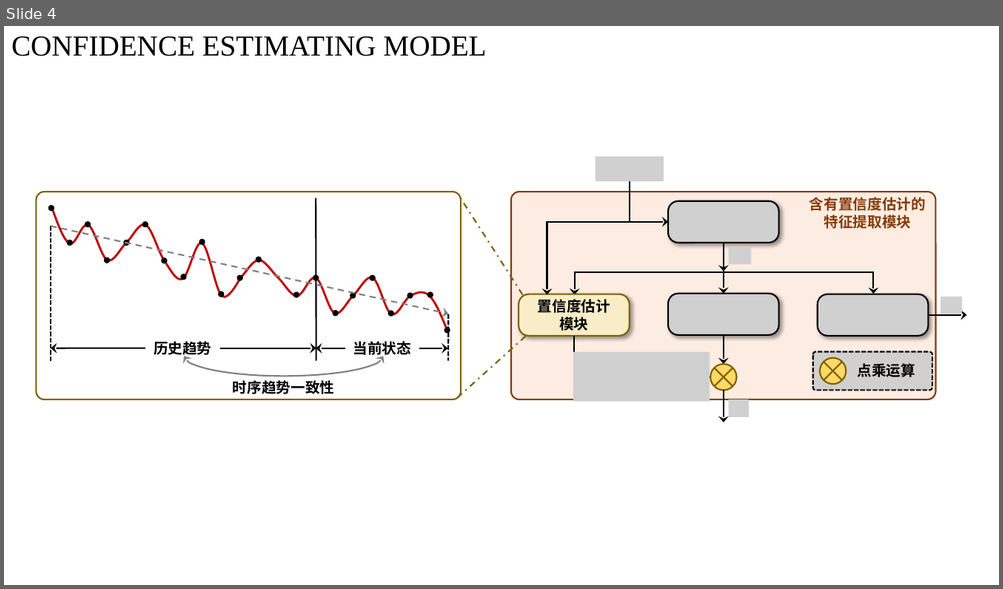
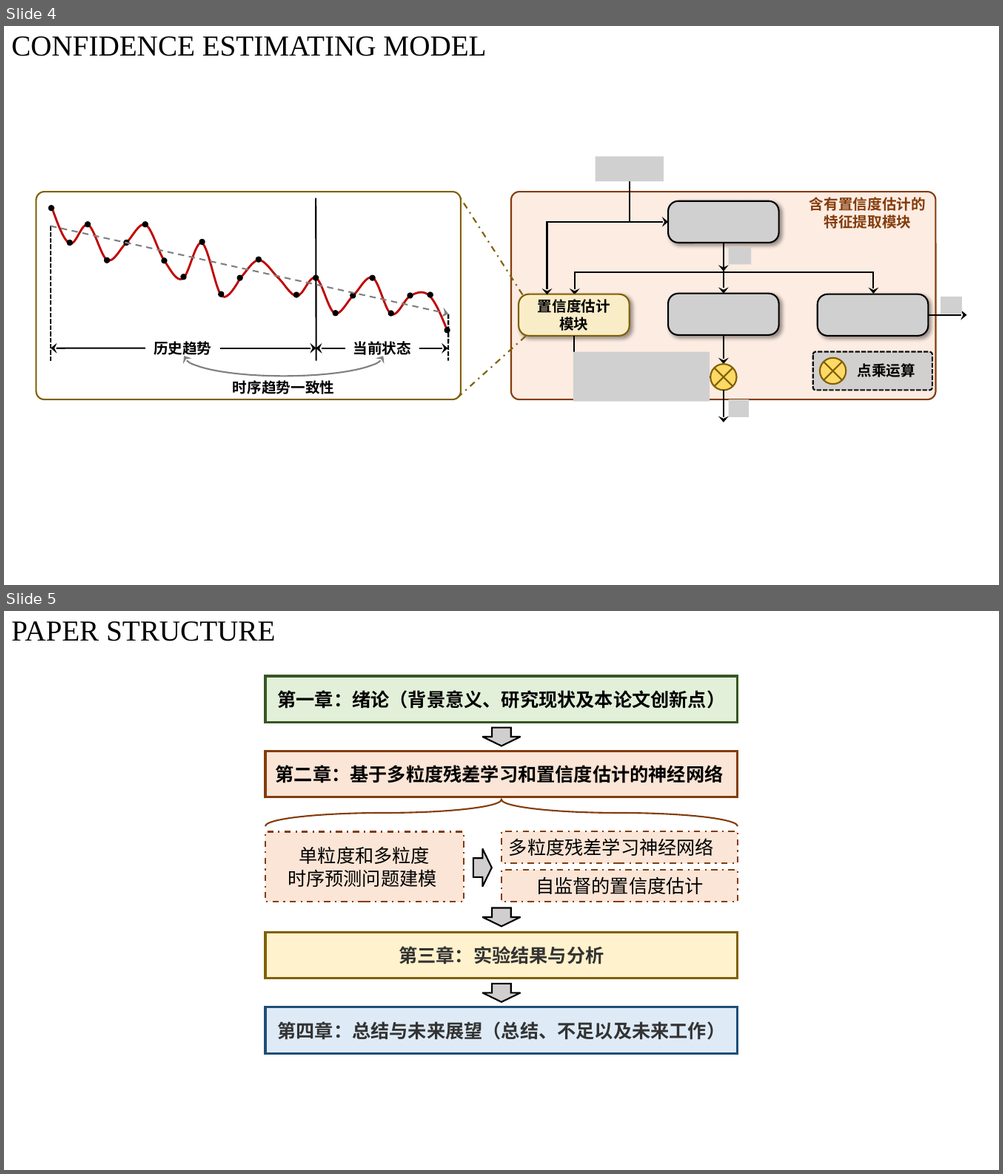
Before and after one commit to KarryRen/MgRL-CE, a slide deck: images/MgRL_CE_Images.pptx. Shown one above the other, each under a label of ours: slide 4 before the commit, slides 4 and 5 after it. The pictures are 1003x589 and 1003x1174 pixels, drawn with LibreOffice and Linux fonts; fonts in the diff are those of the drawing; grey boxes stand for pictures. Boxes give left, top, right and bottom in pixels: in the first picture for what was removed or moved away, otherwise in the second. Text is boxed around its words. In the diff, an @@ line names an element or a change of style, - is before the commit and + after.

```diff
--- a/images/MgRL_CE_Images.pptx
+++ b/images/MgRL_CE_Images.pptx
@@ slide 5 added at [4,611,999,1170], background #FFFFFF @@
@@ text added at [11,621,275,641], 28 pt, text #000000 @@
+PAPER STRUCTURE
@@ rectangle added at [265,676,737,722], fill #E2F0D9, outline #385723 2.25 pt, 18 pt, text #000000, bold @@
+第一章：绪论（背景意义、研究现状及本论文创新点）
@@ down arrow added at [482,727,521,746], fill #D0CECE, outline #000000 1.5 pt @@
@@ rectangle added at [265,752,737,797], fill #FBE5D6, outline #843C0B 2.25 pt, 18 pt, text #000000, bold @@
+第二章：基于多粒度残差学习和置信度估计的神经网络
@@ right brace added at [265,800,738,826], outline #843C0B 1.5 pt @@
@@ rectangle added at [265,832,464,902], fill #FBE5D6, outline #843C0B 1.5 pt dashed, 18 pt, text #000000 @@
+单粒度和多粒度
+时序预测问题建模
@@ rectangle added at [502,832,737,864], fill #FBE5D6, outline #843C0B 1.5 pt dashed, 18 pt, text #000000 @@
+多粒度残差学习神经网络
@@ down arrow added at [473,849,492,887], fill #D0CECE, outline #000000 1.5 pt @@
@@ rectangle added at [502,870,737,902], fill #FBE5D6, outline #843C0B 1.5 pt dashed, 18 pt, text #000000 @@
+自监督的置信度估计
@@ down arrow added at [482,908,521,926], fill #D0CECE, outline #000000 1.5 pt @@
@@ rectangle added at [265,933,737,979], fill #FFF2CC, outline #806000 2.25 pt, 18 pt, text #333333, bold @@
+第三章：实验结果与分析
@@ down arrow added at [482,984,521,1002], fill #D0CECE, outline #000000 1.5 pt @@
@@ rectangle added at [265,1008,737,1054], fill #DEEBF7, outline #1F4E79 2.25 pt, 18 pt, text #333333, bold @@
+第四章：总结与未来展望（总结、不足以及未来工作）
```
Also in this commit, not shown: 1 slide removed, 1 other file.
